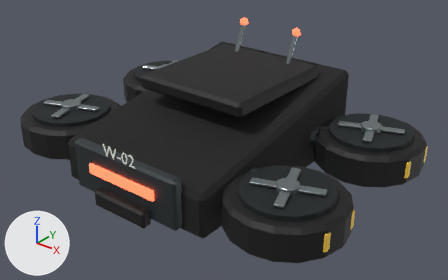
An edit to the glTF model public/assets/models/wraith.glb, drawn before and after from the same camera.
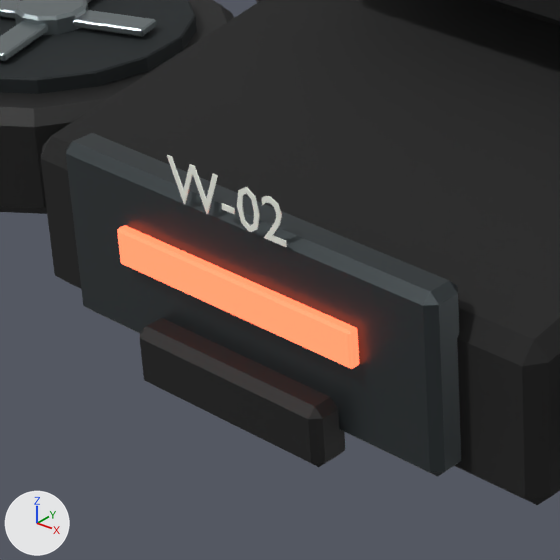
The first picture shows the older version from a camera (50 mm lens) standing at (3.92, -8.63, 4.1) and looking at (0.14, -3.91, 1.18). The close-ups show the older and then the newer version on the part from 13% to 47% of the width and 36% to 91% of the height of that picture. Only the edits that show in the close-ups are written down. Arrows for +X, +Y and +Z are at lower left; the lights stay in place. Where no turn or scale is listed for an object, it has been applied to the vertices.

Before the edit, the objects in view are built like this:
```python
me_mesh_0 = bpy.data.meshes.new('Mesh_0')
me_mesh_0.from_pydata(...)  # 480 vertices, 904 faces; spans x -1.78..1.78, y -1.09..1.13, z 1.36..2.19
me_mesh_0.materials.append(mat_04___machined_edges)  # grey #848e90
me_mesh_2 = bpy.data.meshes.new('Mesh_2')
me_mesh_2.from_pydata(...)  # 304 vertices, 584 faces; spans x -2.02..2.02, y -1.44..1.37, z 0.85..1.86
me_mesh_2.materials.append(mat_02___ceramic_armor)  # black #171717
me_mesh_7 = bpy.data.meshes.new('Mesh_7')
me_mesh_7.from_pydata(...)  # 48 vertices, 84 faces; spans x -0.43..0.43, y -1.39..1.05, z 1.16..2.24
me_mesh_7.materials.append(mat_07___hostile_energy)  # red #ff6142, glowing red #ff6142
ob_cylinder095 = bpy.data.objects.new('Cylinder095', me_mesh_0)
ob_cylinder095.location = (0.0, -3.9, 0.0)
ob_cylinder095_2 = bpy.data.objects.new('Cylinder095_2', me_mesh_2)
ob_cylinder095_2.location = (0.0, -3.9, 0.0)
ob_cylinder095_7 = bpy.data.objects.new('Cylinder095_7', me_mesh_7)
ob_cylinder095_7.location = (0.0, -3.9, 0.0)
# also in view: 'Cylinder095_5' at (0.0, -3.88, 1.36); 'Cylinder095_1' at (0.0, -3.9, 1.34); 'Cylinder095_3' at (0.0, -4.12, 0.99); 'Cylinder095_8' at (0.0, -5.27, 1.49)
```
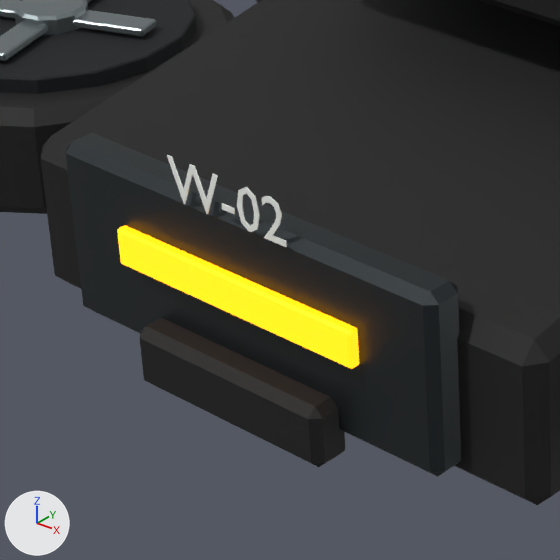
The newer file is also rescaled (x0.149), turned or shifted as a whole; pictures and numbers use the older file's frame.

Diff of the bpy script that builds the scene:
```diff
--- a/public/assets/models/wraith.glb.py
+++ b/public/assets/models/wraith.glb.py
@@ mat_fast___energy @@
+mat_fast___energy = principled_material('fast • energy')
+mat_fast___energy.base_color = (0.913, 0.342, 0.00335)  # orange #f59e0b
+mat_fast___energy.metallic = 0.15
+mat_fast___energy.roughness = 0.28
+mat_fast___energy.emission_color = (1.0, 0.374, 0.00367)  # orange #ffa50c
+mat_fast___energy.emission_strength = 2.009
@@ me_mesh_7 @@
 me_mesh_7.from_pydata(...)  # 48 vertices, 84 faces; spans x -0.43..0.43, y -1.39..1.05, z 1.16..2.24
-me_mesh_7.materials.append(mat_07___hostile_energy)  # red #ff6142, glowing red #ff6142
+me_mesh_7.materials.append(mat_fast___energy)  # orange #f59e0b, glowing orange #ffa50c
```

What differs and where, as boxes [x1, y1, x2, y2] in the close-ups (560 x 560 px):
'Cylinder095_7', recoloured: [117, 225, 359, 369] in both
